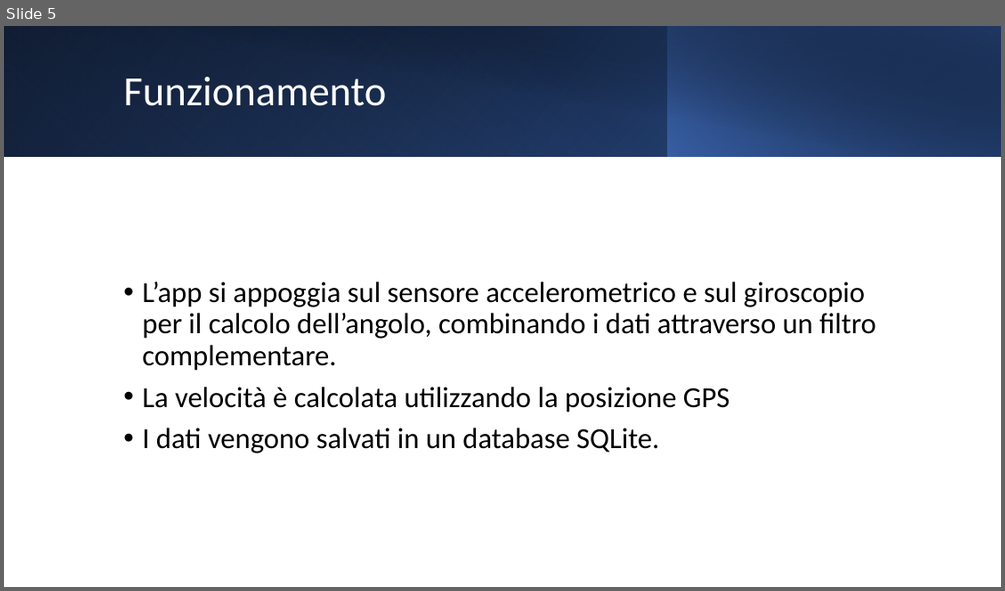
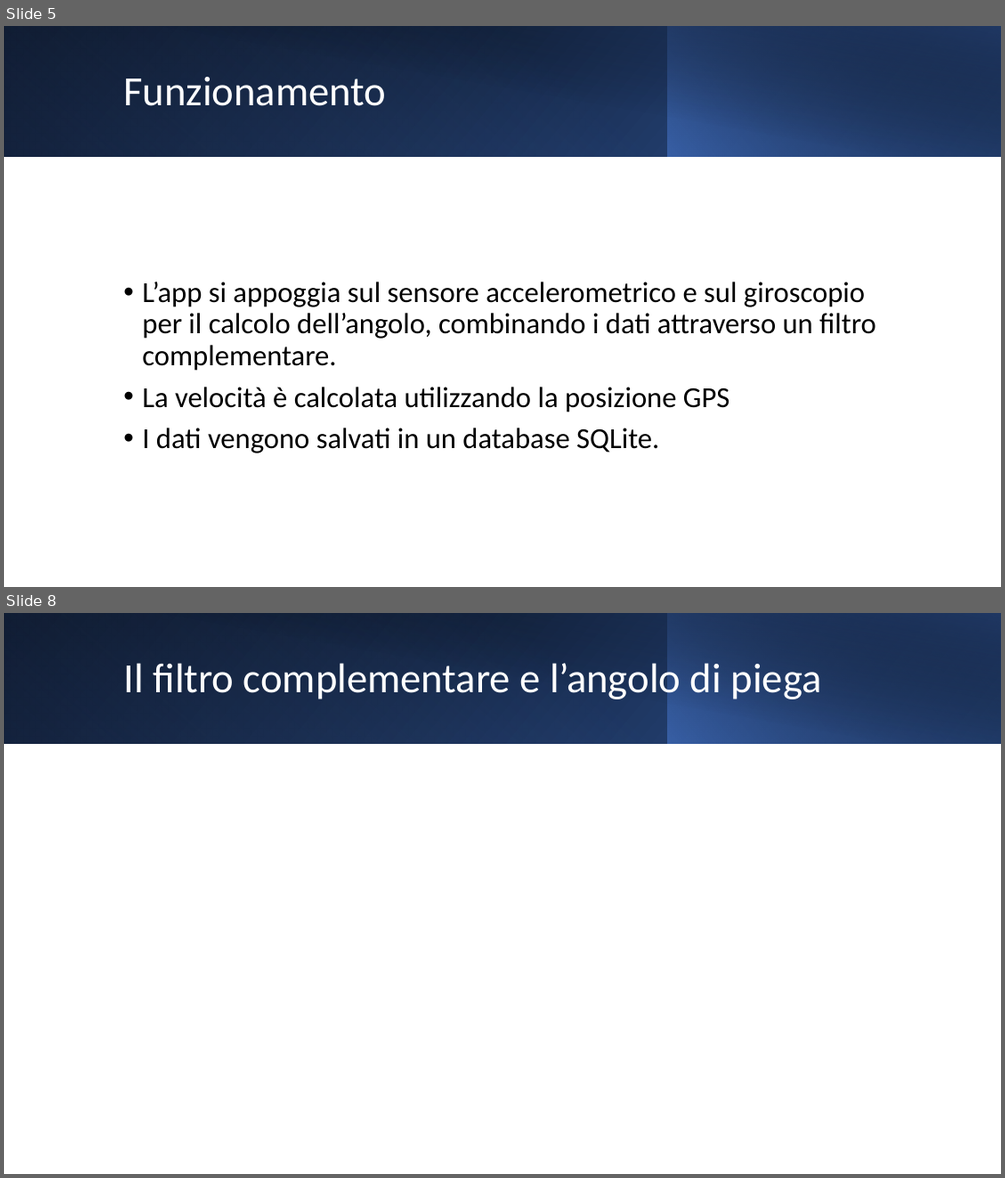
Before and after one commit to Alby-C/MA-IoT, a slide deck: BikeActivity.pptx. Shown one above the other, each under a label of ours: slide 5 before the commit, slides 5 and 8 after it; the slides between them are not shown. The pictures are 1005x591 and 1005x1178 pixels, drawn with LibreOffice and Linux fonts; fonts in the diff are those of the drawing; grey boxes stand for pictures. Boxes give left, top, right and bottom in pixels: in the first picture for what was removed or moved away, otherwise in the second. Text is boxed around its words. In the diff, an @@ line names an element or a change of style, - is before the commit and + after.

Commit message:
Migliorata pres con spiegazione filtro complementare

```diff
--- a/BikeActivity.pptx
+++ b/BikeActivity.pptx
@@ slide 8 added at bbox=[4, 613, 1001, 1174], background #FFFFFF @@
@@ rectangle added at bbox=[4, 613, 1001, 743], fill gradient #000000 to #2F5597 @@
@@ rectangle added at bbox=[4, 613, 668, 743], fill gradient #4472C4 to #203864 @@
@@ rectangle added at bbox=[41, 613, 1001, 744], fill gradient #000000 to #203864 @@
@@ rectangle added at bbox=[667, 613, 1001, 743], fill gradient #4472C4 to #000000 @@
@@ title added at bbox=[123, 663, 822, 703], 40 pt, text #FFFFFF @@
+Il filtro complementare e l’angolo di piega
```
Also in this commit, not shown: 2 other slides added.
